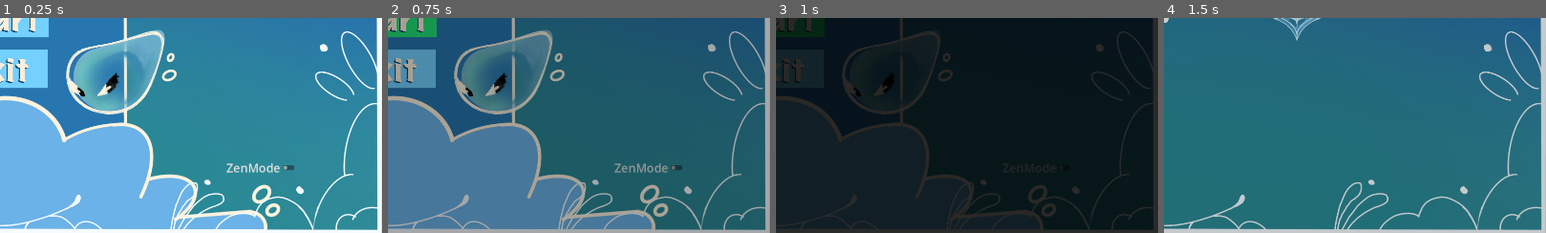
Above: before the commit, frames 1-4 (left to right).
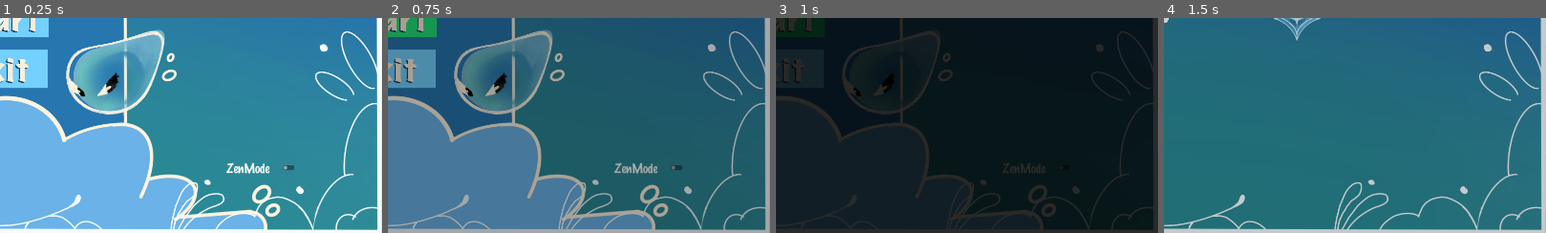
Above: after the commit, the same moments.

Repository: davifarhi/GGJ25-CrashSim-Untitled
Game: Godot game, scene res://scenes/levels/hello.tscn
The game is run twice, just before and just after one commit, with the same random seed, the same clock (stepped at 60 frames per second) and the same inputs.
Inputs (mouse positions are % of the whole screen's width and height, from its top left):
- Up to frame 1 (0.25 s): no input
- Up to frame 2 (0.75 s): click (50, 50) at 0.5 s
- Up to frame 3 (1 s): no input
- Up to frame 4 (1.5 s): move the mouse to (72, 45) at 1.27 s; click (72, 45) at 1.35 s
The pictures show only the part of the screen within x 50-100%, y 50-100%; the shares and areas given below are measured in that part.

The runs differ from the first frame. In frame 1, 0.4% of the frame differs, in the area x 59-74%, y 67-73%; in frame 2, 0.4%; in frame 3, 0.1%; in frame 4, nothing differs.

Commit message:
Added font for zenmode text

Diff:
--- a/ggj-crashsim-untilted/scenes/levels/hello.tscn
+++ b/ggj-crashsim-untilted/scenes/levels/hello.tscn
@@ -6,6 +6,7 @@
 [ext_resource type="Texture2D" uid="uid://cnm4qwmvnsjop" path="res://assets/menu/Exit.png" id="4_p0do3"]
 [ext_resource type="Texture2D" uid="uid://bwd71u22gvfhp" path="res://assets/menu/menue_start.png" id="5_0w40m"]
 [ext_resource type="PackedScene" uid="uid://5o8s6k2pnsvy" path="res://scenes/button.tscn" id="7_o2y33"]
+[ext_resource type="FontFile" uid="uid://bbktyr8by7oci" path="res://assets/Marker Felt.ttf" id="8_bc5ck"]
 [ext_resource type="Texture2D" uid="uid://b04duf7i743l1" path="res://assets/menu/Start.png" id="8_s35cc"]
 
 [node name="Hello" type="Node2D"]
@@ -55,6 +56,11 @@
 offset_bottom = 401.0
 focus_neighbor_left = NodePath("../MenuButtons/Exit")
 focus_neighbor_top = NodePath("../MenuButtons/Exit")
+theme_override_colors/font_hover_pressed_color = Color(0.847486, 0.973172, 0.922868, 1)
+theme_override_colors/font_hover_color = Color(0.847059, 0.972549, 0.921569, 1)
+theme_override_colors/font_focus_color = Color(0.847059, 0.972549, 0.921569, 1)
+theme_override_colors/font_color = Color(1, 1, 1, 1)
+theme_override_fonts/font = ExtResource("8_bc5ck")
 theme_override_font_sizes/font_size = 30
 text = "ZenMode"
 
Binary file added: ggj-crashsim-untilted/assets/Marker Felt.ttf
Not shown, added: ggj-crashsim-untilted/assets/Marker Felt.ttf.import
Not shown: 1 places in ggj-crashsim-untilted/scenes/levels/hello.tscn that only renumber resources
